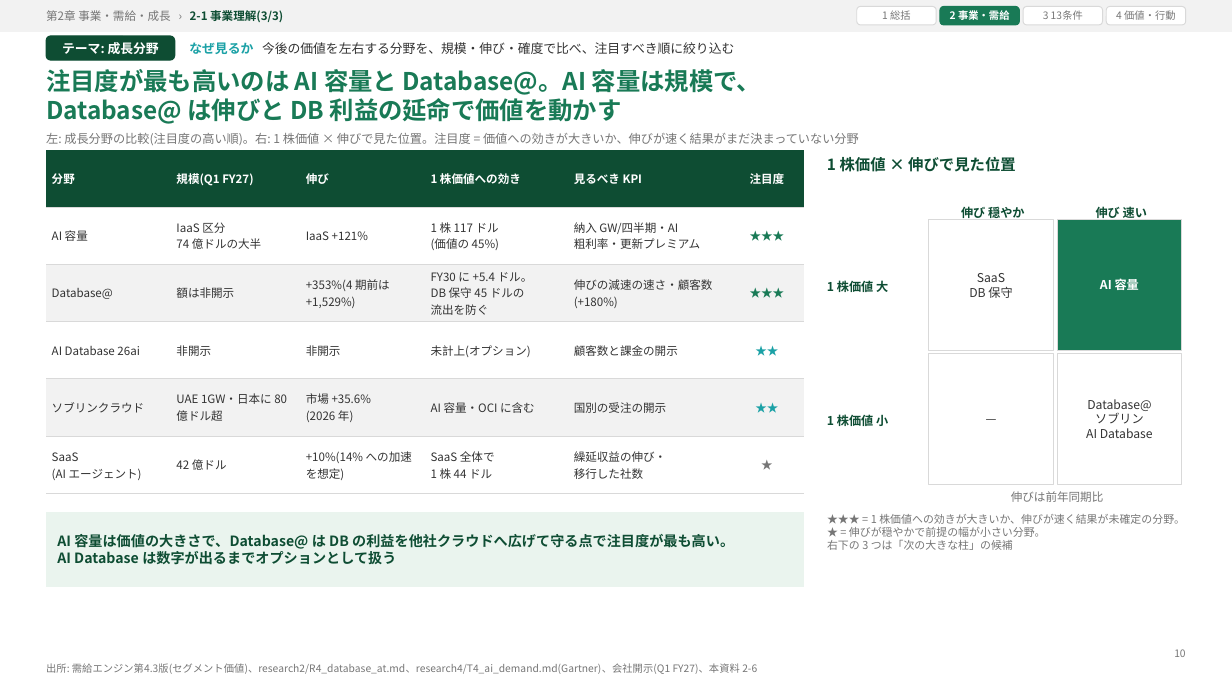
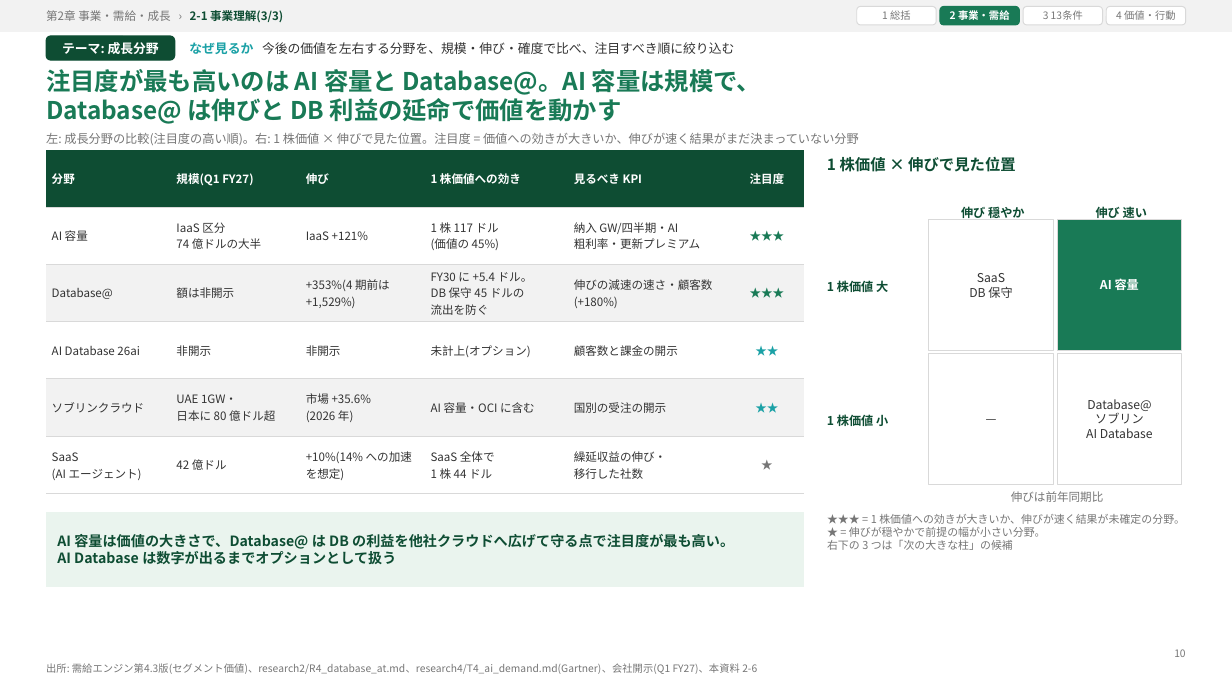
Before and after one commit to fzhmc9vmsh-creator/AI, a slide deck: slide 10 of reports/ORCL/ORCL_deck_2026-10-17.pptx. Drawn at 1232x693 pixels with LibreOffice and Linux fonts; fonts in the diff are those of the drawing. Boxes give left, top, right and bottom in pixels: in the first picture for what was removed or moved away, otherwise in the second. Text is boxed around its words. In the diff, an @@ line names an element or a change of style, - is before the commit and + after.

```diff
--- a/reports/ORCL/ORCL_deck_2026-10-17.pptx
+++ b/reports/ORCL/ORCL_deck_2026-10-17.pptx
@@ table at bbox=[46, 150, 804, 484] @@
-row 5, column 2: UAE 1GW・日本に 80 億ドル超
+row 5, column 2: UAE 1GW・ / 日本に 80 億ドル超
```
Also in this commit, not shown: 3 other files.
